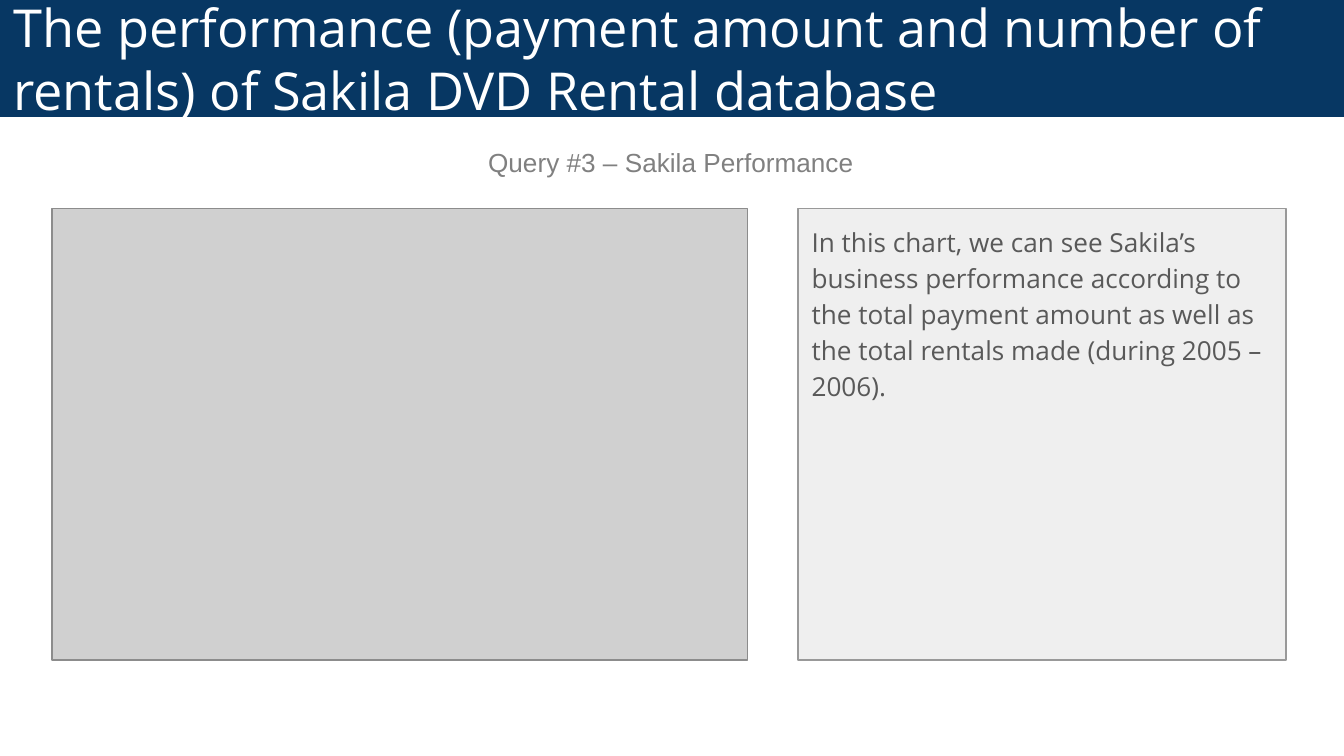
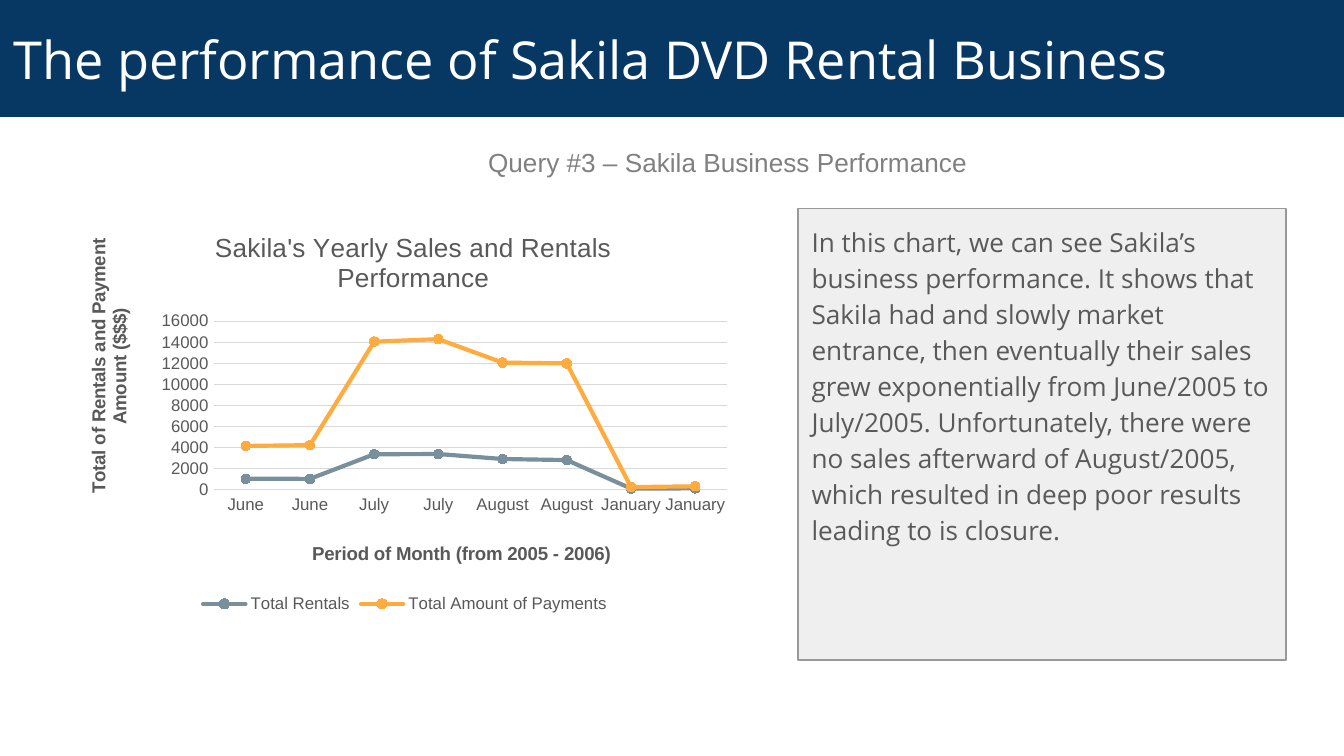
Before and after one commit to RTAndrew/data-science-nanodedree, a slide deck: slide 3 of Projects/Investigate a Relational Database/sql-project-submission-template-1.pptx. Drawn at 1344x756 pixels with LibreOffice and Linux fonts; fonts in the diff are those of the drawing; grey boxes stand for pictures. Boxes give left, top, right and bottom in pixels: in the first picture for what was removed or moved away, otherwise in the second. Text is boxed around its words. In the diff, an @@ line names an element or a change of style, - is before the commit and + after.

```diff
--- a/Projects/Investigate a Relational Database/sql-project-submission-template-1.pptx
+++ b/Projects/Investigate a Relational Database/sql-project-submission-template-1.pptx
@@ title at (x1=13, y1=39, x2=1167, y2=92): text changed @@
-The performance (payment amount and number of rentals) of Sakila DVD Rental database
+The performance of Sakila DVD Rental Business
@@ text at (x1=488, y1=153, x2=967, y2=178): text changed @@
-Query #3 – Sakila Performance
+Query #3 – Sakila Business Performance
@@ picture removed at (x1=52, y1=208, x2=747, y2=660) @@
@@ line chart added at (x1=69, y1=216, x2=741, y2=620) @@
+title "Sakila's Yearly Sales and Rentals Performance "
+categories: June, June, July, July, August, August, January, January
+Total Rentals: 1000, 1000, 3300, 3400, 2900, 2800, 100, 100
+Total Amount of Payments: 4100, 4200, 14100, 14300, 12100, 12000, 200, 300
@@ text at (x1=812, y1=232, x2=1269, y2=546): text changed @@
-In this chart, we can see Sakila’s business performance according to the total payment amount as well as the total rentals made (during 2005 – 2006).
+In this chart, we can see Sakila’s business performance. It shows that Sakila had and slowly market entrance, then eventually their sales grew exponentially from June/2005 to July/2005. Unfortunately, there were no sales afterward of August/2005, which resulted in deep poor results leading to is closure.
```
Also in this commit, not shown: 2 other slides changed, 1 other file.
